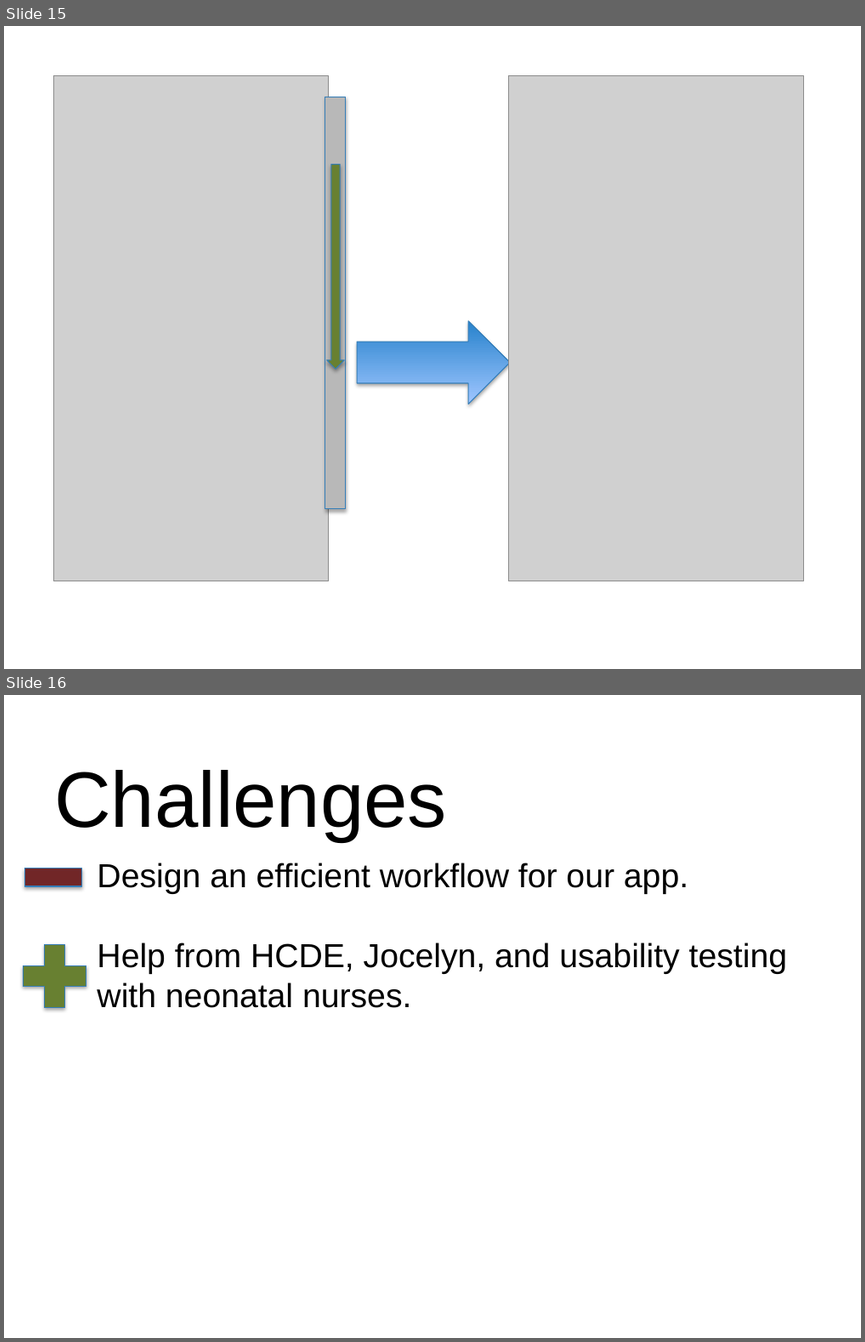
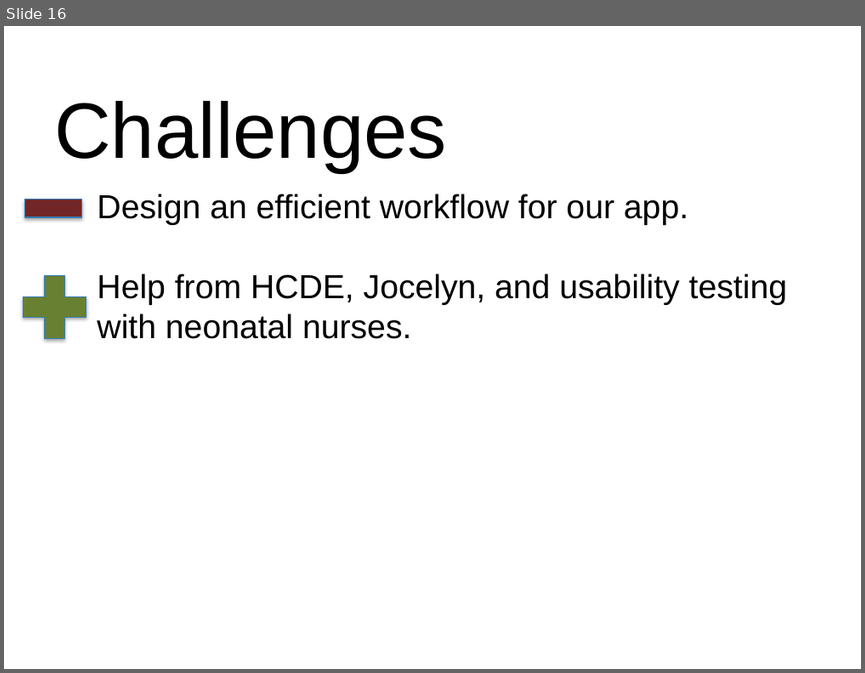
Before and after one commit to xiaoj/481web, a slide deck: presentation/Final Presentation.pptx. Shown one above the other, each under a label of ours: slides 15 and 16 before the commit, slide 16 after it. The pictures are 865x1342 and 865x673 pixels, drawn with LibreOffice and Linux fonts; fonts in the diff are those of the drawing; grey boxes stand for pictures; background and template pictures are left out. Boxes give left, top, right and bottom in pixels: in the first picture for what was removed or moved away, otherwise in the second. Text is boxed around its words. In the diff, an @@ line names an element or a change of style, - is before the commit and + after.

```diff
--- a/presentation/Final Presentation.pptx
+++ b/presentation/Final Presentation.pptx
@@ slide 15 removed at (4, 26, 861, 669), background #FFFFFF @@
@@ picture removed at (53, 75, 328, 581) @@
@@ picture removed at (509, 75, 803, 581) @@
@@ rectangle removed at (325, 97, 346, 509) @@
@@ right arrow removed at (327, 164, 344, 369) @@
@@ right arrow removed at (357, 321, 511, 404) @@
```
Also in this commit, not shown: 1 slide changed, 2 slides added, 1 other slide removed.
